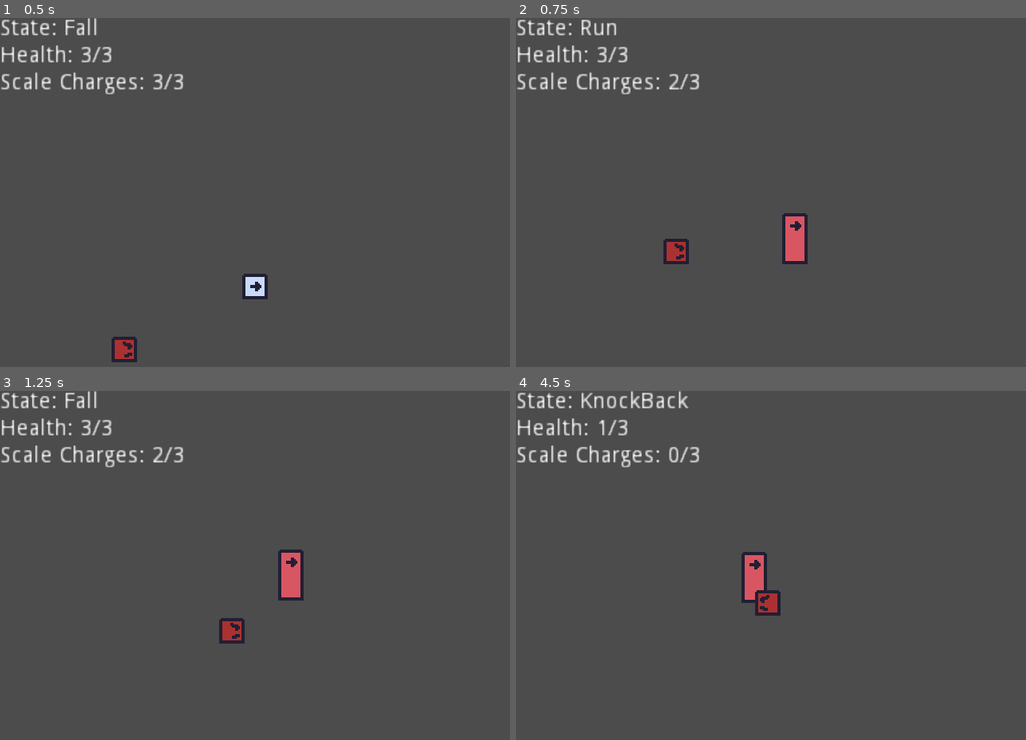
Above: before the commit, frames 1-4 (two rows, left to right).
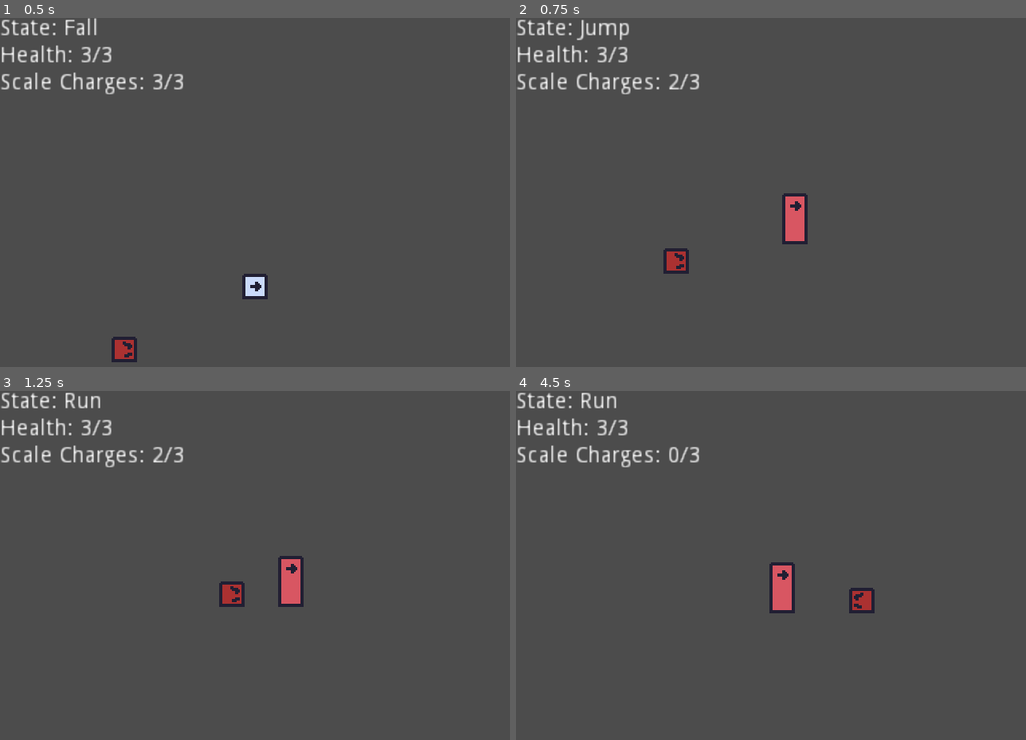
Above: after the commit, the same moments.

Repository: niro359/GameOff2023
Game: Godot game, scene res://scenes/demo/Demo.tscn
Same seed, same stepped clock (60 frames per second), same inputs: the game is played once before the commit and once after it. The project has no main scene, so this scene is started directly.
Inputs:
- Up to frame 1 (0.5 s): no input
- Up to frame 2 (0.75 s): hold Right (ui_right) from 0.53 s (still down); tap Z (ui_scale) at 0.6 s
- Up to frame 3 (1.25 s): keep holding Right (ui_right); tap Up (ui_up) at 0.77 s
- Up to frame 4 (4.5 s): tap Z (ui_scale) every 0.75 s from 1.35 to 4.35 s; tap Up (ui_up) at 1.52, 3.02, 3.77 s; release Right (ui_right) at 2.03 s; hold Left (ui_left) 2.03-4.28 s; hold Right (ui_right) from 4.28 s (still down)

Frame 1 is identical in both runs. In frame 2, 1.2% of the frame differs, in the area x 11-58%, y 0-74%; in frame 3, 1.2%; in frame 4, 2.4%, in the area x 13-71%, y 0-65%.

Commit message:
Updated Enemy Logic

Diff:
--- a/scenes/enemies/PulsePacer.gd
+++ b/scenes/enemies/PulsePacer.gd
@@ -1,59 +1,117 @@
 extends KinematicBody2D
 
+enum EnemyStates {
+	IDLE,
+	MOVING,
+	KNOCKED_BACK
+}
+
 # Enemy properties
+var current_state = EnemyStates.IDLE
 var speed = 50
 var gravity = 500
 var velocity = Vector2()
 var patrol_range = 100
-var random_movement_timer = Timer.new() # Timer for random movement changes
-var flip_cooldown = 0.5 # Seconds before the enemy can flip direction again
+var random_movement_timer = Timer.new()
+var flip_cooldown = 0.5
 var can_flip = true
-# Ensure the player is found using the group
+
+# Idle state properties
+var idle_timer = Timer.new()
+const IDLE_DURATION = 2.0
+
+# Health and knockback properties
+var max_health = 3
+var health = max_health
+var knockback_velocity = Vector2.ZERO
+var is_knockback = false
+const KNOCKBACK_TIME = 0.2
+const KNOCKBACK_FORCE = Vector2(50, -150)
+var knockback_timer = Timer.new()
+
+# Player reference
 onready var player = get_tree().get_nodes_in_group("player")[0]
 
-# RayCast2D nodes to detect walls and ledges
+# RayCast2D nodes
 onready var wall_ray = $WallRayCast
 onready var ledge_ray = $LedgeRayCast
 
-# Flip the enemy sprite when direction changes
 var direction: int = 1
 
 func _ready():
 	player.connect("player_scaled", self, "_on_player_scaled")
-	# Add the timer as a child of this node to ensure it gets processed
-	add_child(random_movement_timer)
-	random_movement_timer.wait_time = 1 # Change direction every second
-	random_movement_timer.autostart = true
-	random_movement_timer.connect("timeout", self, "_on_random_movement_timer_timeout")
-	random_movement_timer.start()
-	# Ensure that the raycasts are enabled
+	add_child(knockback_timer)
+	knockback_timer.connect("timeout", self, "_on_knockback_timer_timeout")
+	add_child(idle_timer)
+	idle_timer.wait_time = IDLE_DURATION
+	idle_timer.one_shot = true
+	idle_timer.connect("timeout", self, "_on_idle_timer_timeout")
 	wall_ray.enabled = true
 	ledge_ray.enabled = true
-
 	update_raycasts()
 
 func _physics_process(delta):
+	match current_state:
+		EnemyStates.IDLE:
+			handle_moving_state(delta)
+		EnemyStates.MOVING:
+			handle_moving_state(delta)
+		EnemyStates.KNOCKED_BACK:
+			handle_knockback_state(delta)
+
+func handle_idle_state(delta):
+	# Apply gravity even when idle to keep grounded
+	velocity.y += gravity * delta
+	velocity = move_and_slide(velocity, Vector2.UP)
+
+
+func _on_idle_timer_timeout():
+	# Decide whether to stay idle or start moving
+	if randf() > 0.5:
+		current_state = EnemyStates.MOVING
+	else:
+		idle_timer.start()  # Stay idle for another duration
+
+
+func handle_moving_state(delta):
 	# Apply gravity
 	velocity.y += gravity * delta
 
 	# Horizontal movement
 	velocity.x = speed * direction
 
-	# Check for walls and ledges and flip direction if needed
 	if can_flip and (wall_ray.is_colliding() or (not ledge_ray.is_colliding() and is_on_floor())):
-		direction *= -1 # Change direction
+		direction *= -1
 		can_flip = false
-		$Sprite.flip_h = (direction != 1)
-		# Start a cooldown timer before allowing another flip
+		$Sprite.flip_h = direction != 1
 		yield(get_tree().create_timer(flip_cooldown), "timeout")
 		can_flip = true
 
-	# Move the enemy
 	velocity = move_and_slide(velocity, Vector2.UP)
+	if is_on_floor() and velocity.y > 0:
+		velocity.y = 0  # Reset vertical velocity when on ground
+	$Sprite.flip_h = direction != 1
+	update_raycasts()
 
-	# Update the sprite's direction
-	$Sprite.flip_h = (direction != 1)
-	update_raycasts()
+func handle_knockback_state(delta):
+	# Apply gravity to the knockback
+	knockback_velocity.y += gravity * delta
+
+	# Use move_and_slide to move the Pulse Pacer
+	knockback_velocity = move_and_slide(knockback_velocity, Vector2.UP)
+
+	# If the Pulse Pacer hits the ground, transition out of knockback state
+	if is_on_floor():
+		current_state = EnemyStates.IDLE
+
+
+func apply_knockback(direction):
+	current_state = EnemyStates.KNOCKED_BACK
+	is_knockback = true
+	var vertical_force = Vector2(0, -150)
+	knockback_velocity = KNOCKBACK_FORCE * direction.normalized() + vertical_force
+	knockback_timer.start(KNOCKBACK_TIME)
+	emit_signal("enemy_knocked_back")
 
 func _on_random_movement_timer_timeout():
 	# Randomly decide whether to change direction
@@ -75,12 +133,10 @@
 		update_raycasts()  # Update raycasts for the new direction
 
 
-
 func update_raycasts():
 	# Adjust the raycast direction based on the enemy's facing direction
 	wall_ray.cast_to.x = direction * abs(wall_ray.cast_to.x)
 	ledge_ray.cast_to.x = direction * abs(ledge_ray.cast_to.x)
-
 
 
 # Enemy script
@@ -89,5 +145,17 @@
 		# Calculate the horizontal knockback direction based on the relative positions
 		var knockback_direction = Vector2.ZERO
 		knockback_direction.x = -sign(global_position.x - body.global_position.x)  # Left (-1) or Right (1)
+		$Sprite.flip_h = knockback_direction.x != 1
+		direction = knockback_direction.x
 		# Now call the player's reduce_health function with the calculated direction
+		take_damage(1,-knockback_direction)
 		body.reduce_health(1, knockback_direction)
+
+
+func take_damage(amount, direction):
+	health -= amount
+	if health <= 0:
+		# Handle the death of the pulse pacer, like deactivating it or playing an animation
+		queue_free()  # Or any other logic for when health reaches zero
+	else:
+		apply_knockback(direction)
--- a/scenes/player/Player.gd
+++ b/scenes/player/Player.gd
@@ -174,10 +174,6 @@
 		print("No scale charges left")
 		return  # Do not change scale if there are no charges left
 
-	# Stop any flickering and reset sprite visibility before scaling
-	if flicker_timer.is_stopped() == false:
-		flicker_timer.stop()
-		_reset_sprite_visibility()
 
 	# Only check for space if the player is small and trying to grow
 	if is_small:
@@ -207,7 +203,7 @@
 	is_small = !is_small
 	scale_charges -= 1  # Consume a charge
 	update_collision_and_visibility()
-
+	velocity.y = JUMP_FORCE
 	# Emit signal after changing scale
 	emit_signal("player_scaled", is_small)
 
